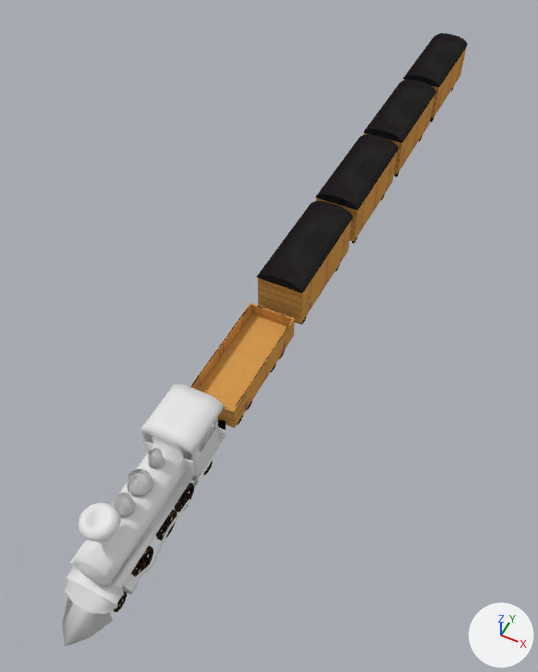
The Blender file Modelli_Finali/Altro/Treno.blend: old version first, new version second.
The view is the same before and after, from a camera (50 mm lens) standing at (20.4, -18.0, 52.0) and looking at (-1.3, 25.4, -2.2). The lights are fixed; the arrows at lower right show +X, +Y and +Z.

In view in the first picture: 'Carbone', 'Treno', 'Treno_Ruote', 'Vagoncino', 'Vagoncino.001', 'Vagoncino.002', 'Vagoncino.003'.
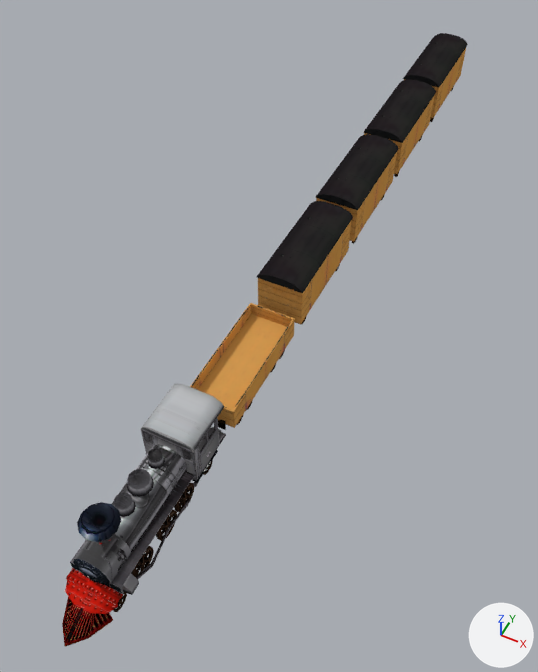
Changed parts and their boxes [x1, y1, x2, y2] in the pictures (538 x 672 px):
part 1 of me_cylinder_001, built on
    before: [87, 540, 127, 567]
    after: [86, 540, 127, 567]
part 2 of me_cylinder_001, recoloured (white to grey)
    both: [62, 384, 225, 647]

The edits, one by one:
Picture 'Treno_TXT.png' (img_treno_txt_png) is new.
Material 'Material.001' (mat_material_001) is new.
Uses the picture img_treno_txt_png.
me_cylinder_001 is used by ob_treno; location (0.0, 1.1, 0.0); rotation (1.571, 0.0, 0.0), in degrees (90, 0, 0).
me_cylinder_001 had 610 vertices, 577 faces and spanned x -1.0..2.5, y 0.3..8.1, z -10.3..9.2.
me_cylinder_001 now has 617 vertices, 587 faces and spans x -1.0..2.5, y 0.3..8.1, z -10.3..9.2.
Part 1, on me_cylinder_001:
4 faces are deleted.
5 vertices are added at (1.0, 5.0, 3.1), (1.4, 4.6, 3.1), (1.6, 3.9, 3.1), (1.4, 3.3, 3.1), (1.3, 4.6, 3.1).
5 new vertices lie (0.0, 0.0, 0.4) away from vertices in x 1.0..1.6, y 3.3..5.0, z 3.1.
14 new faces join them, smooth.
me_cylinder_001 part 2: 569 faces spanning x -1.0..2.5, y 0.3..8.1, z -10.3..9.2 switch from no material to mat_material_001.
